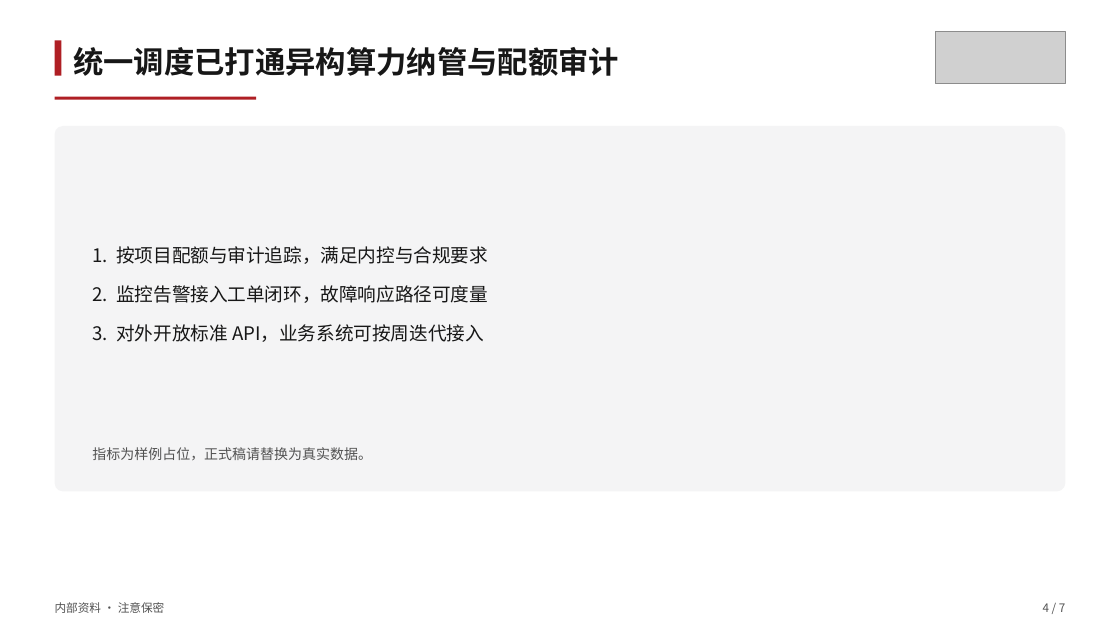
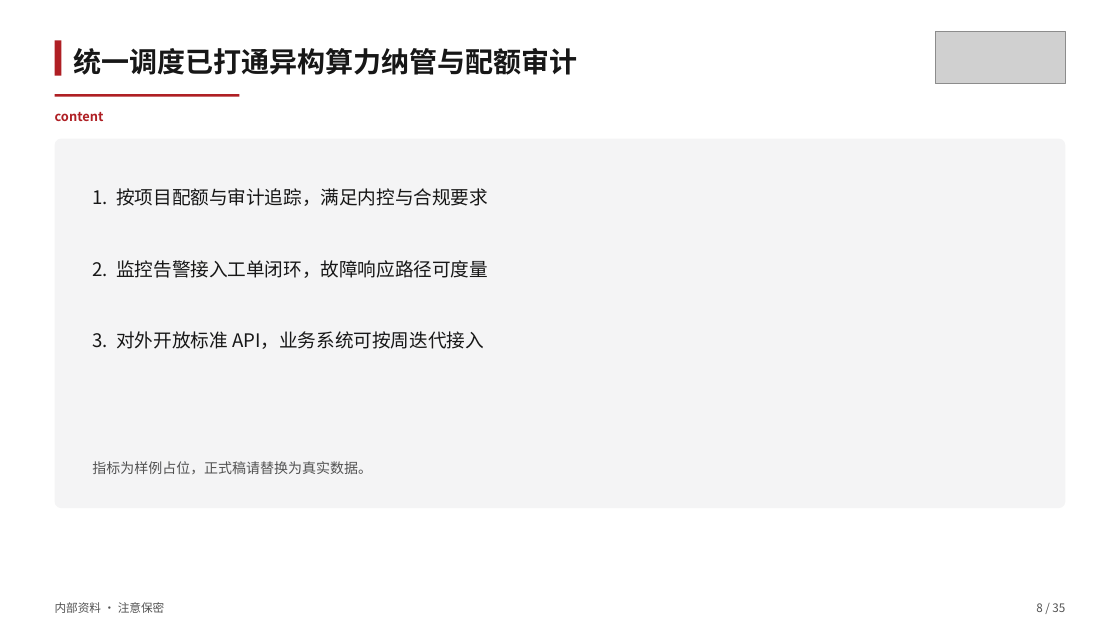
Before and after one commit to tao66175545-boop/sugon-cloud-skillui, a slide deck: slide 8 of skills/sugon-ppt-template/examples/sample-deck.pptx (slide 4 before the commit). Drawn at 1120x630 pixels with LibreOffice and Linux fonts; fonts in the diff are those of the drawing; grey boxes stand for pictures. Boxes give left, top, right and bottom in pixels: in the first picture for what was removed or moved away, otherwise in the second. Text is boxed around its words. In the diff, an @@ line names an element or a change of style, - is before the commit and + after.

```diff
--- a/skills/sugon-ppt-template/examples/sample-deck.pptx
+++ b/skills/sugon-ppt-template/examples/sample-deck.pptx
@@ text "统一调度已打通异构算力纳管与配额审计" at [73, 48, 577, 75]: size 26 to 24 pt @@
@@ rectangle: place and size @@
-rectangle at [55, 97, 256, 100]
+rectangle at [55, 94, 239, 97]
@@ text added at [55, 112, 104, 121], 11 pt, text #AF1F24, bold @@
+content
@@ rounded rectangle: place and size @@
-rounded rectangle at [55, 126, 1065, 492]
+rounded rectangle at [55, 139, 1065, 508]
@@ rounded rectangle at [55, 139, 1065, 508]: proportions changed @@
@@ text added at [92, 188, 488, 206], 16 pt, text #171717 @@
+1. 按项目配额与审计追踪，满足内控与合规要求
@@ text "2. 监控告警接入工单闭环，故障响应路径可度量": place and size @@
-text "2. 监控告警接入工单闭环，故障响应路径可度量" at [92, 246, 488, 342]
+text "2. 监控告警接入工单闭环，故障响应路径可度量" at [92, 260, 488, 278]
@@ text "2. 监控告警接入工单闭环，故障响应路径可度量" at [92, 260, 488, 278]: less space between paragraphs @@
@@ text at [92, 246, 488, 264]: paragraph removed @@
-1. 按项目配额与审计追踪，满足内控与合规要求
@@ text at [92, 324, 484, 342]: paragraph removed @@
-3. 对外开放标准 API，业务系统可按周迭代接入
@@ text added at [92, 331, 484, 349], 16 pt, text #171717 @@
+3. 对外开放标准 API，业务系统可按周迭代接入
@@ text "指标为样例占位，正式稿请替换为真实数据。": place and size @@
-text "指标为样例占位，正式稿请替换为真实数据。" at [92, 447, 372, 460]
+text "指标为样例占位，正式稿请替换为真实数据。" at [92, 461, 372, 474]
@@ text at [1036, 603, 1065, 612]: text changed @@
-4 / 7
+8 / 35
```
Also in this commit, not shown: 6 other slides changed, 28 slides added, 12 other files.
